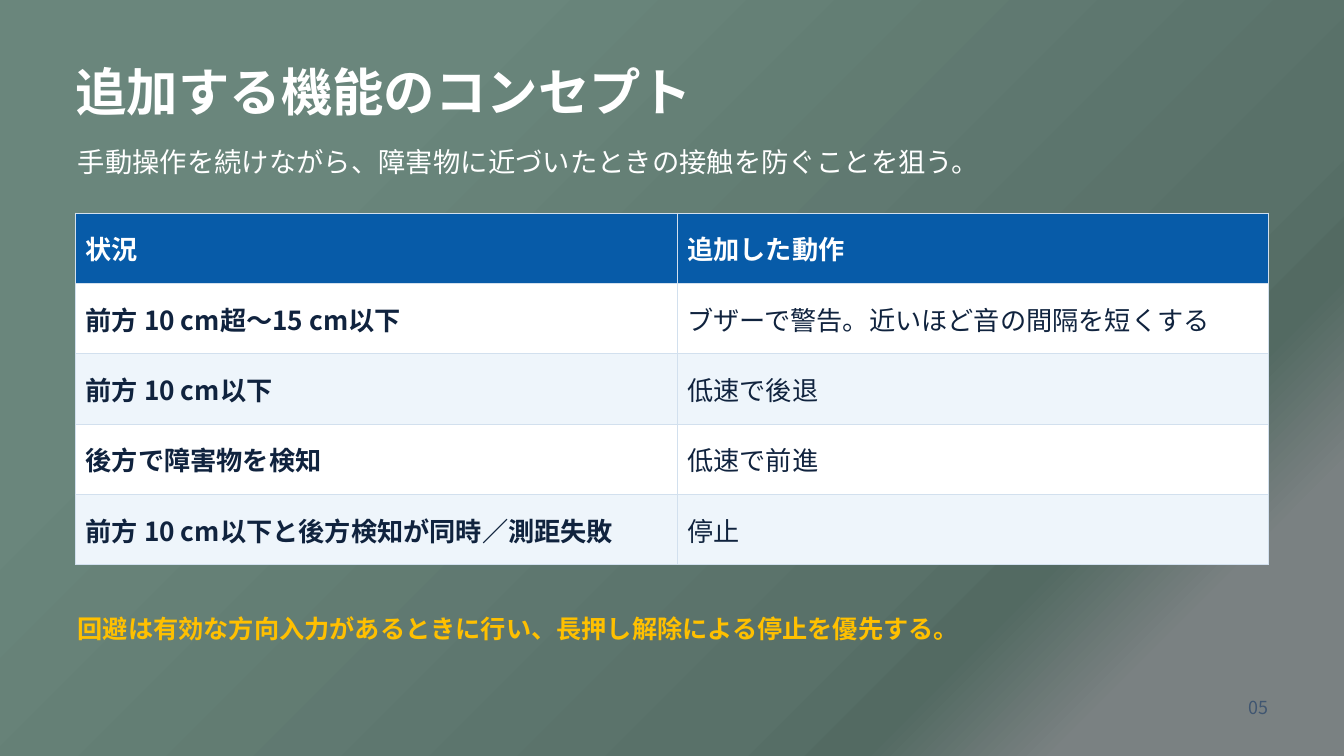
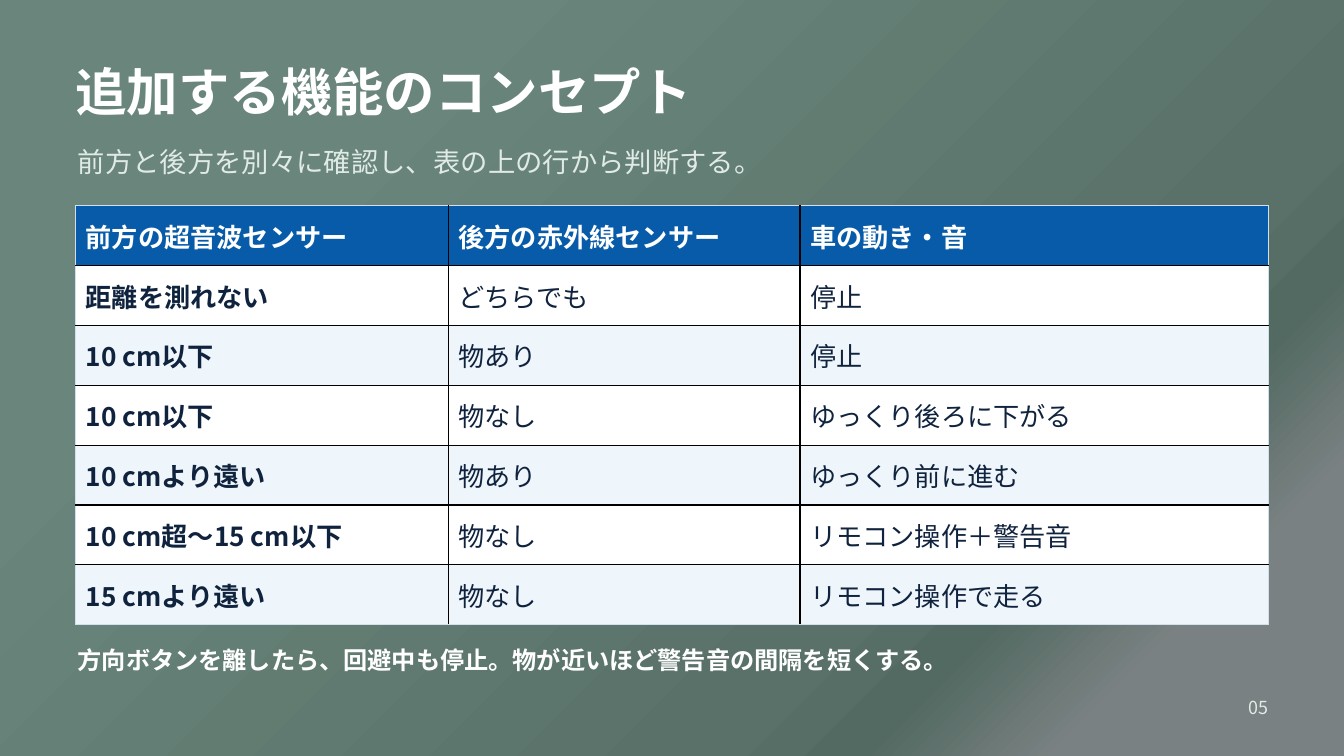
Before and after one commit to aaa1550/-, a slide deck: slide 5 of docs/files/OSOYOO_robot_car_presentation.pptx. Drawn at 1344x756 pixels with LibreOffice and Linux fonts; fonts in the diff are those of the drawing. Boxes give left, top, right and bottom in pixels: in the first picture for what was removed or moved away, otherwise in the second. Text is boxed around its words. In the diff, an @@ line names an element or a change of style, - is before the commit and + after.

```diff
--- a/docs/files/OSOYOO_robot_car_presentation.pptx
+++ b/docs/files/OSOYOO_robot_car_presentation.pptx
@@ text at (x1=78, y1=149, x2=762, y2=174): text changed; text colour #FFFFFF to #E1EBE6 @@
-手動操作を続けながら、障害物に近づいたときの接触を防ぐことを狙う。
+前方と後方を別々に確認し、表の上の行から判断する。
@@ table at (x1=76, y1=206, x2=1269, y2=625) @@
-状況 | 追加した動作
-前方 10 cm超〜15 cm以下 | ブザーで警告。近いほど音の間隔を短くする
-前方 10 cm以下 | 低速で後退
-後方で障害物を検知 | 低速で前進
-前方 10 cm以下と後方検知が同時／測距失敗 | 停止
+前方の超音波センサー | 後方の赤外線センサー | 車の動き・音
+距離を測れない | どちらでも | 停止
+10 cm以下 | 物あり | 停止
+10 cm以下 | 物なし | ゆっくり後ろに下がる
+10 cmより遠い | 物あり | ゆっくり前に進む
+10 cm超〜15 cm以下 | 物なし | リモコン操作＋警告音
+15 cmより遠い | 物なし | リモコン操作で走る
@@ table resized from (x1=76, y1=213, x2=1268, y2=565) to (x1=76, y1=206, x2=1269, y2=625) @@
@@ text at (x1=78, y1=648, x2=948, y2=671): text changed; size 18 to 17.2 pt; text colour #FFC000 to #FFFFFF @@
-回避は有効な方向入力があるときに行い、長押し解除による停止を優先する。
+方向ボタンを離したら、回避中も停止。物が近いほど警告音の間隔を短くする。
@@ text "05" at (x1=1249, y1=701, x2=1269, y2=714): text colour #405671 to #E1EBE6 @@
```
Also in this commit, not shown: 7 other slides changed, 3 other files.
